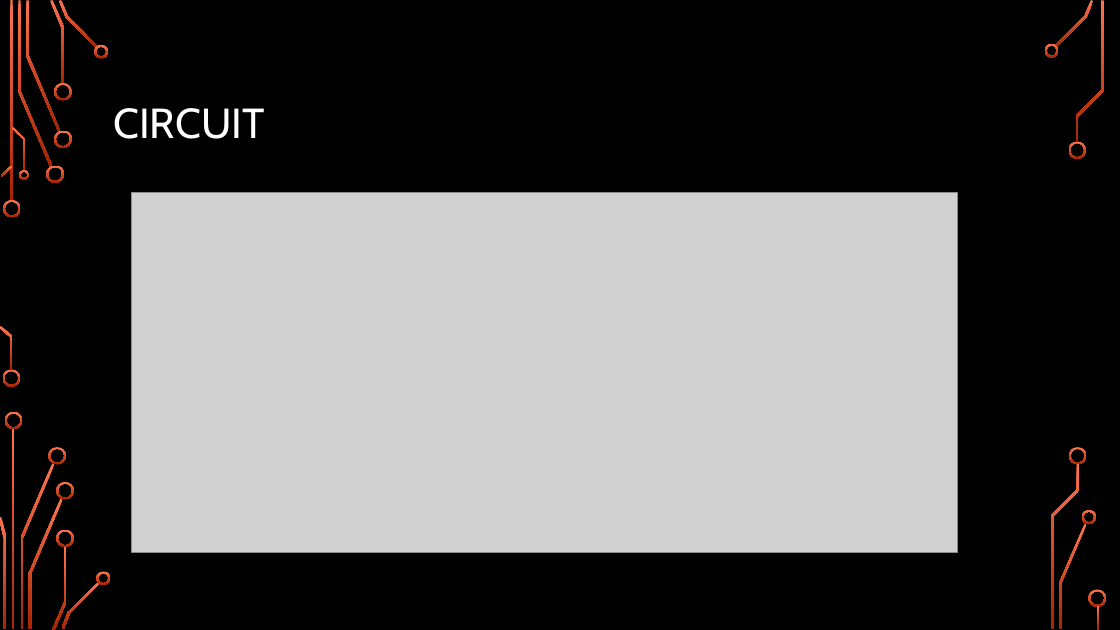
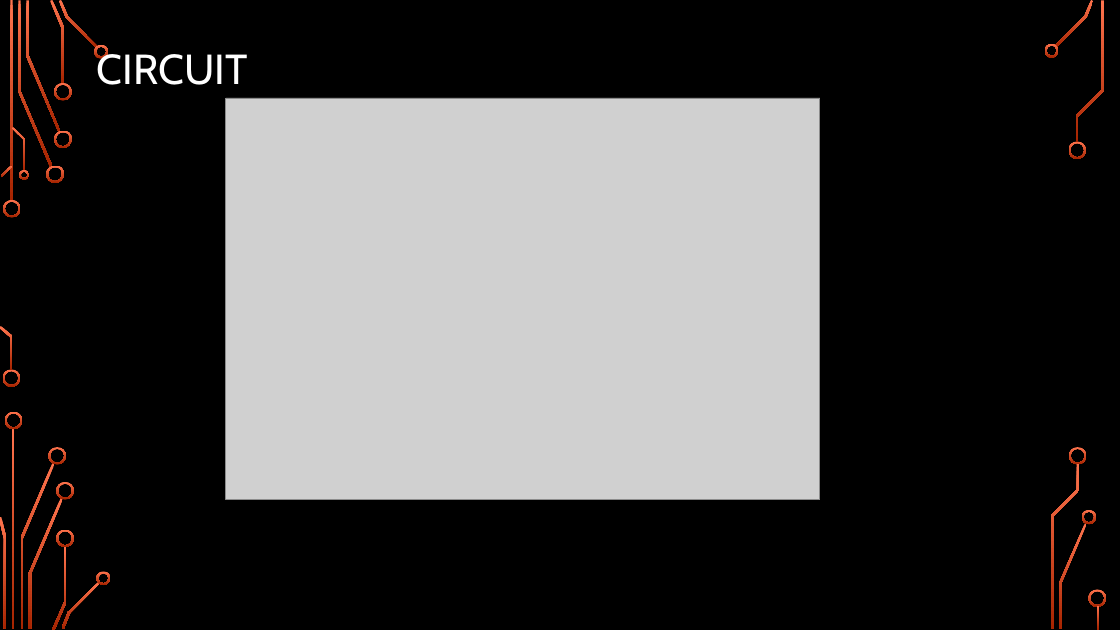
Before and after one commit to ChethanPutran/Obstacle-Avoiding-Robot, a slide deck: slide 9 of Obstacle Avoiding Robot.pptx (slide 8 before the commit). Drawn at 1120x630 pixels with LibreOffice and Linux fonts; fonts in the diff are those of the drawing; grey boxes stand for pictures; background and template pictures are left out. Boxes give left, top, right and bottom in pixels: in the first picture for what was removed or moved away, otherwise in the second. Text is boxed around its words. In the diff, an @@ line names an element or a change of style, - is before the commit and + after.

```diff
--- a/Obstacle Avoiding Robot.pptx
+++ b/Obstacle Avoiding Robot.pptx
@@ title "CIRCUIT" rewrapped from (113, 108, 264, 139) to (97, 49, 248, 85) @@
@@ picture: place and size @@
-picture at (132, 192, 958, 552)
+picture at (226, 98, 820, 500)
```
Also in this commit, not shown: 6 other slides changed, 2 slides added, 1 slide removed, 35 other files.
